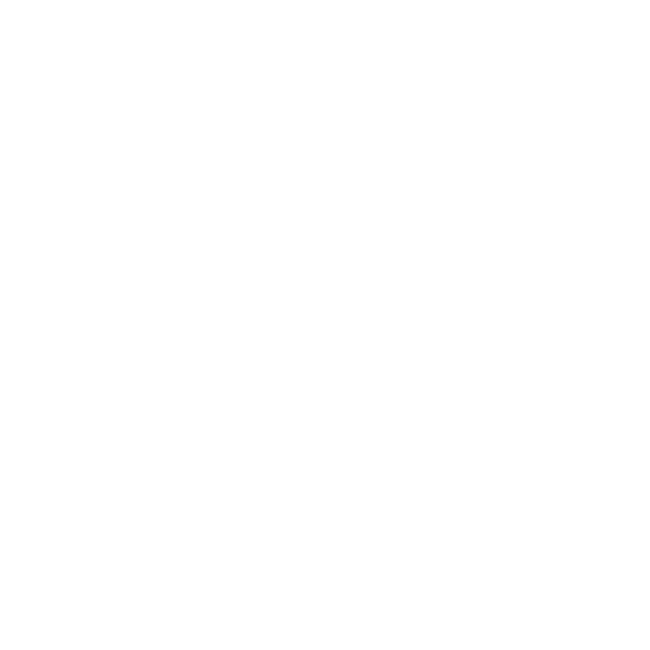
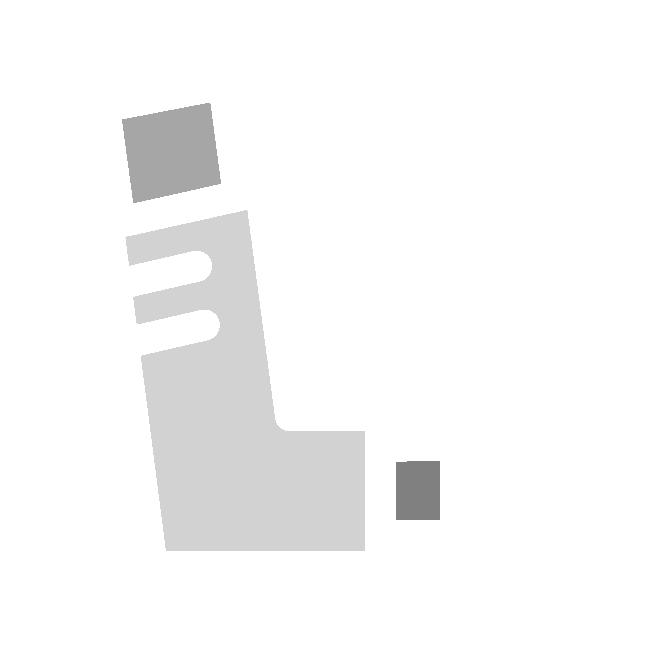
Two versions of the same layered image (650 × 650). Layer-by-layer changes:
hid "White Silhouette" over (122, 103, 440, 551)
showed "Color Fill 5" (2nd of 3, in "Group 1 copy") over (122, 103, 440, 551)
showed "Color Fill 3" (2nd of 3, in "Group 1 copy") over (122, 103, 440, 551)
showed "Color Fill 2" (2nd of 3, in "Group 1 copy") over (122, 103, 440, 551)
